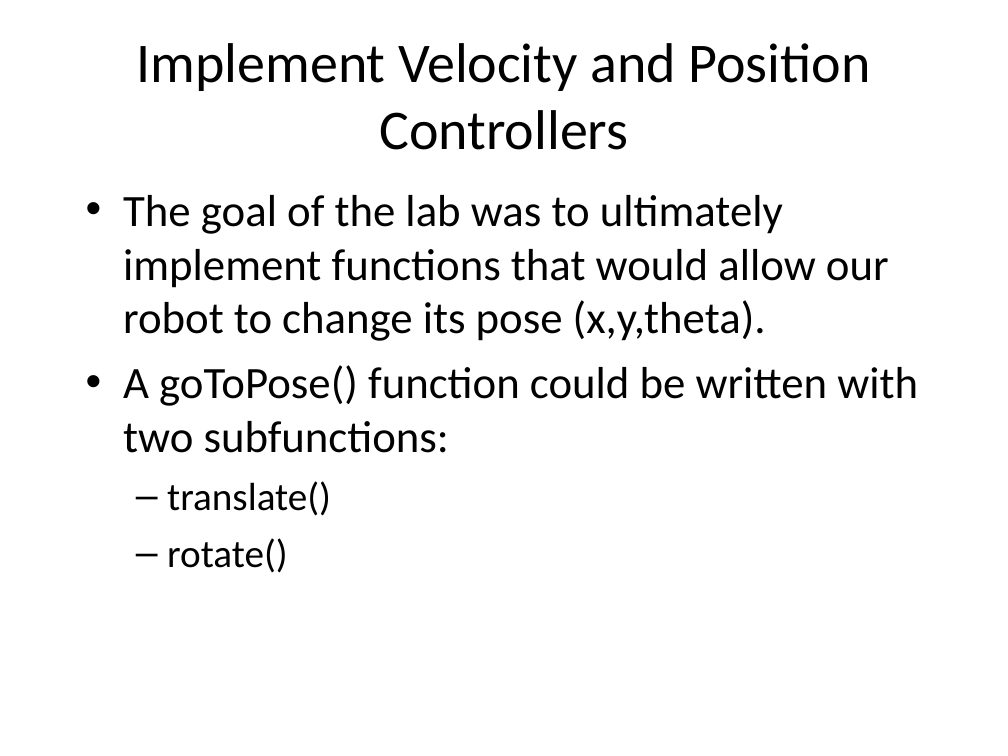
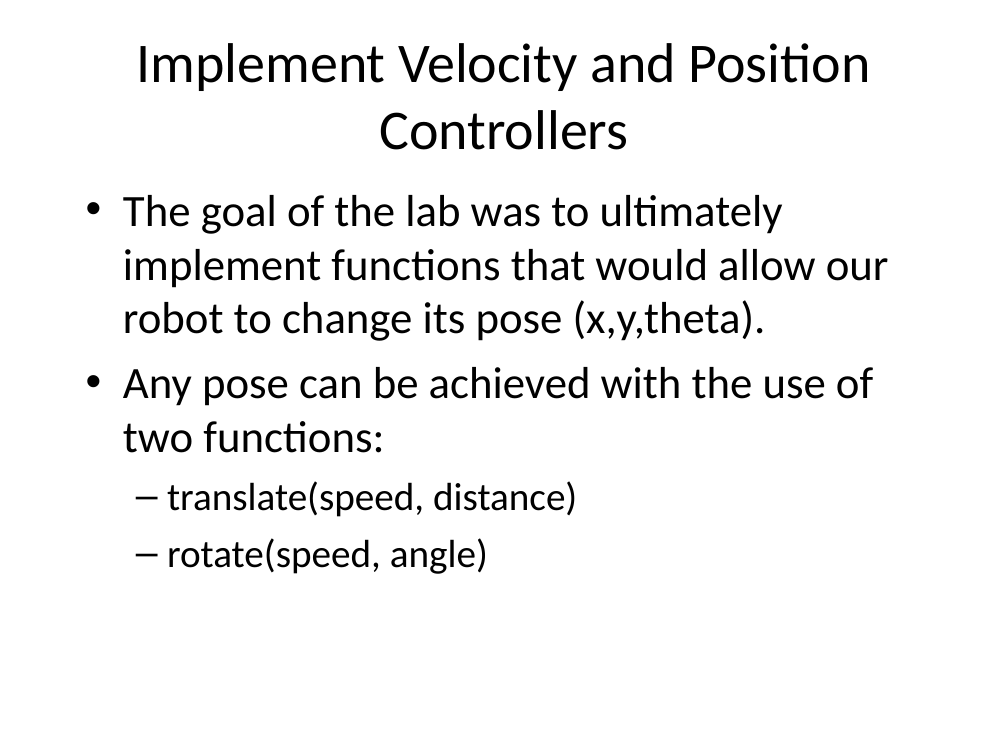
Before and after one commit to nforrester/6.141_labs, a slide deck: slide 3 of Other/RSS Lab 2 Presentation.ppt. Drawn at 1008x756 pixels with LibreOffice and Linux fonts; fonts in the diff are those of the drawing. Boxes give left, top, right and bottom in pixels: in the first picture for what was removed or moved away, otherwise in the second. Text is boxed around its words. In the diff, an @@ line names an element or a change of style, - is before the commit and + after.

```diff
--- a/Other/RSS Lab 2 Presentation.ppt
+++ b/Other/RSS Lab 2 Presentation.ppt
@@ text at (123, 367, 873, 574): text changed @@
-• A goToPose() function could be written with two subfunctions:
-  – translate()
-  – rotate()
+• Any pose can be achieved with the use of two functions:
+  – translate(speed, distance)
+  – rotate(speed, angle)
```
Also in this commit, not shown: 2 other slides changed, 6 slides added, 3 slides removed.
